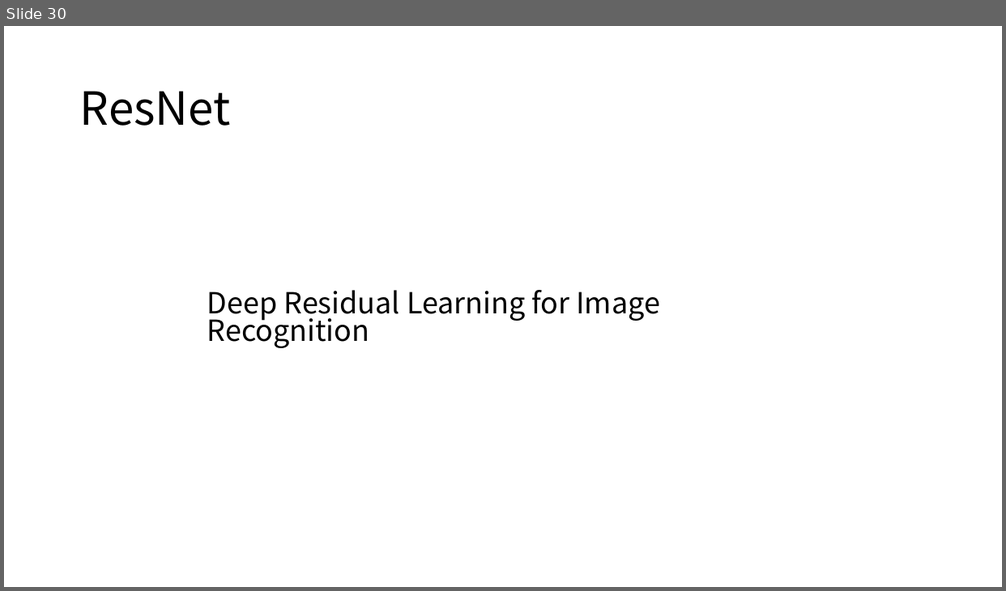
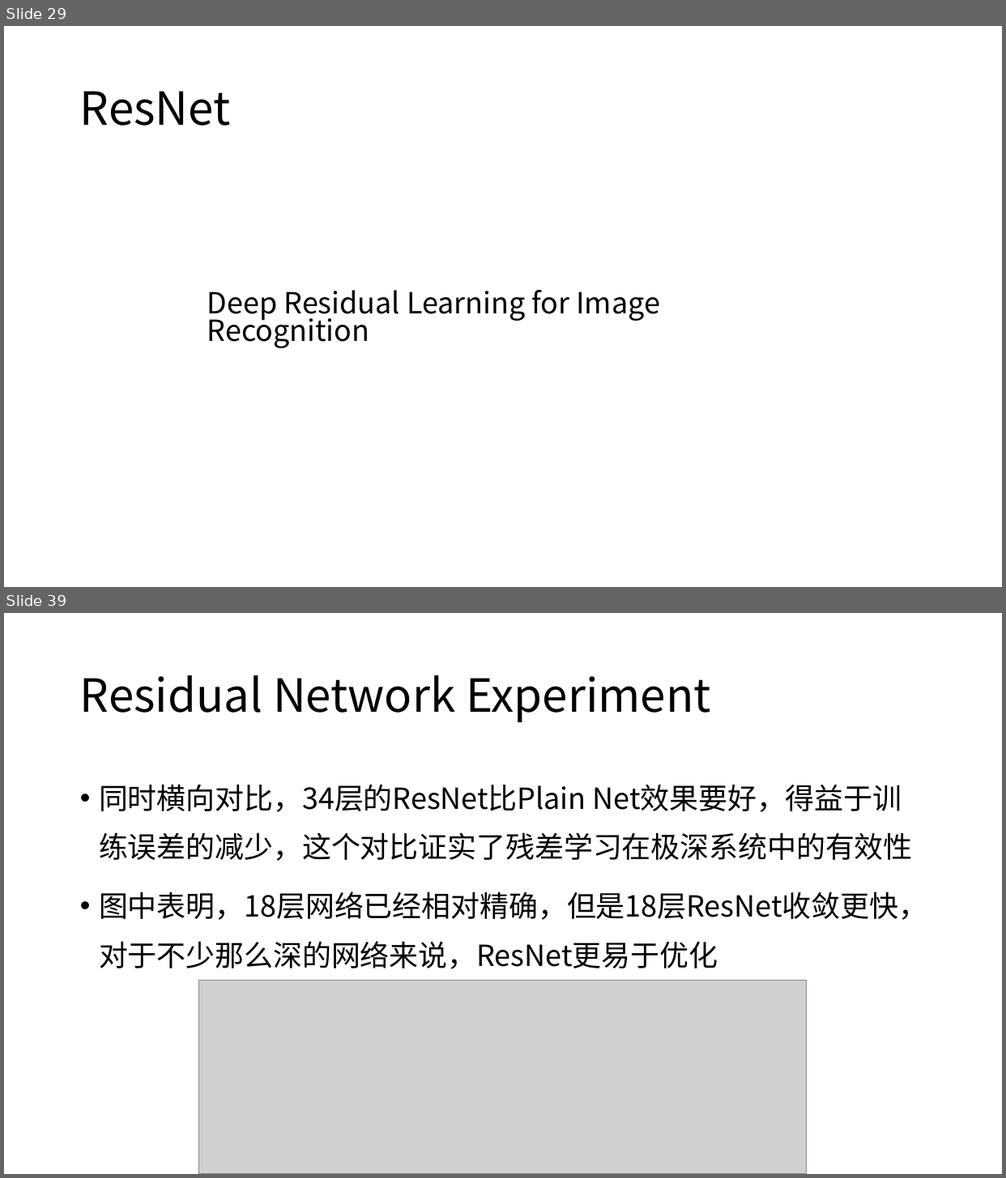
Before and after one commit to XianzhengWU/deeplearning_papernotes, a slide deck: 四篇论文笔记汇总.pptx. Shown one above the other, each under a label of ours: slide 30 before the commit, slides 29 and 39 after it; the slides between them are not shown. The pictures are 1006x591 and 1006x1178 pixels, drawn with LibreOffice and Linux fonts; fonts in the diff are those of the drawing; grey boxes stand for pictures. Boxes give left, top, right and bottom in pixels: in the first picture for what was removed or moved away, otherwise in the second. Text is boxed around its words. In the diff, an @@ line names an element or a change of style, - is before the commit and + after.

```diff
--- a/四篇论文笔记汇总.pptx
+++ b/四篇论文笔记汇总.pptx
@@ slide 39 added at bbox=[4, 613, 1002, 1174], background #FFFFFF @@
@@ title added at bbox=[80, 675, 710, 722], 44 pt, text #000000 @@
+Residual Network Experiment
@@ text added at bbox=[99, 784, 927, 969], 28 pt, text #000000 @@
+• 同时横向对比，34层的ResNet比Plain Net效果要好，得益于训练误差的减少，这个对比证实了残差学习在极深系统中的有效性
+• 图中表明，18层网络已经相对精确，但是18层ResNet收敛更快，对于不少那么深的网络来说，ResNet更易于优化
@@ picture added at bbox=[199, 980, 808, 1174] @@
@@ what was slide 30 is now slide 29 @@
```
Also in this commit, not shown: 2 slides changed, 13 other slides added, 6 slides removed, 1 other file.
